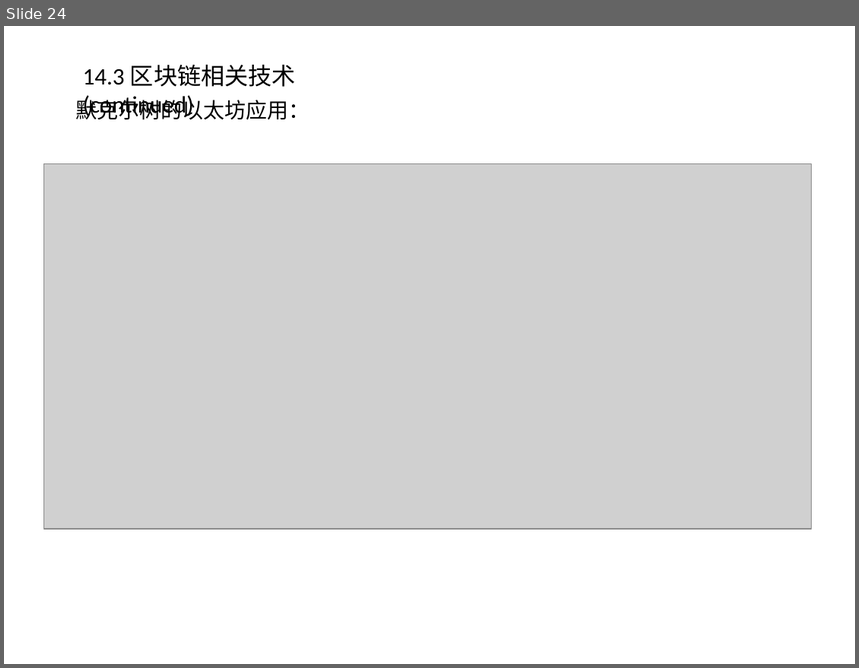
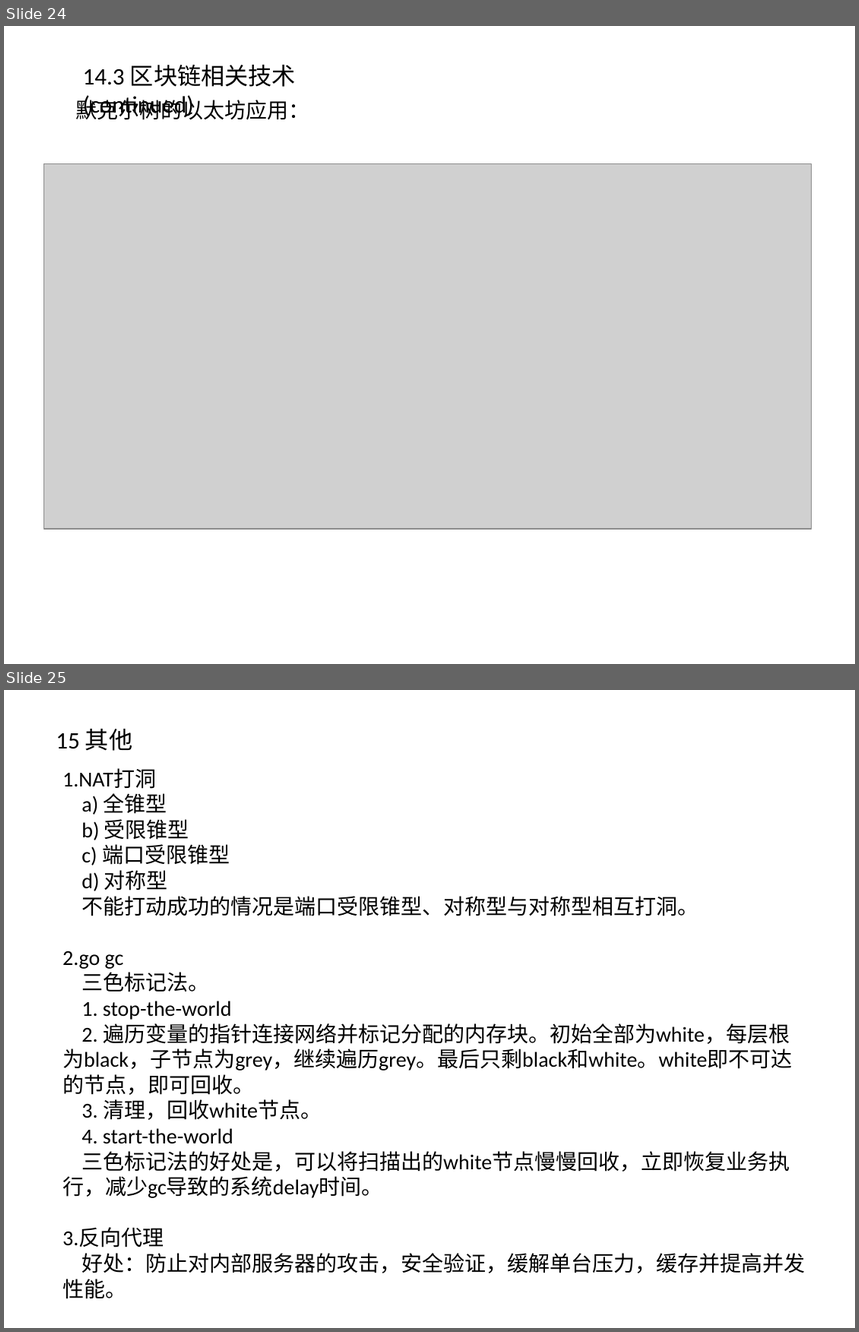
Before and after one commit to willkk/go, a slide deck: algos_summary.pptx. Shown one above the other, each under a label of ours: slide 24 before the commit, slides 24 and 25 after it. The pictures are 859x668 and 859x1332 pixels, drawn with LibreOffice and Linux fonts; fonts in the diff are those of the drawing; grey boxes stand for pictures. Boxes give left, top, right and bottom in pixels: in the first picture for what was removed or moved away, otherwise in the second. Text is boxed around its words. In the diff, an @@ line names an element or a change of style, - is before the commit and + after.

```diff
--- a/algos_summary.pptx
+++ b/algos_summary.pptx
@@ slide 25 added at <box>4,690,855,1328</box>, background #FFFFFF @@
@@ text added at <box>56,729,132,751</box>, 20 pt, text #000000 @@
+15 其他
@@ text added at <box>63,769,805,1300</box>, 18 pt, text #000000 @@
+1.NAT打洞
+a) 全锥型
+b) 受限锥型
+c) 端口受限锥型
+d) 对称型
+不能打动成功的情况是端口受限锥型、对称型与对称型相互打洞。
+2.go gc
+三色标记法。
+1. stop-the-world
+2. 遍历变量的指针连接网络并标记分配的内存块。初始全部为white，每层根为black，子节点为grey，继续遍历grey。最后只剩black和white。white即不可达的节点，即可回收。
+3. 清理，回收white节点。
+4. start-the-world
+三色标记法的好处是，可以将扫描出的white节点慢慢回收，立即恢复业务执行，减少gc导致的系统delay时间。
+3.反向代理
+好处：防止对内部服务器的攻击，安全验证，缓解单台压力，缓存并提高并发性能。
```
Also in this commit, not shown: 1 other file.
